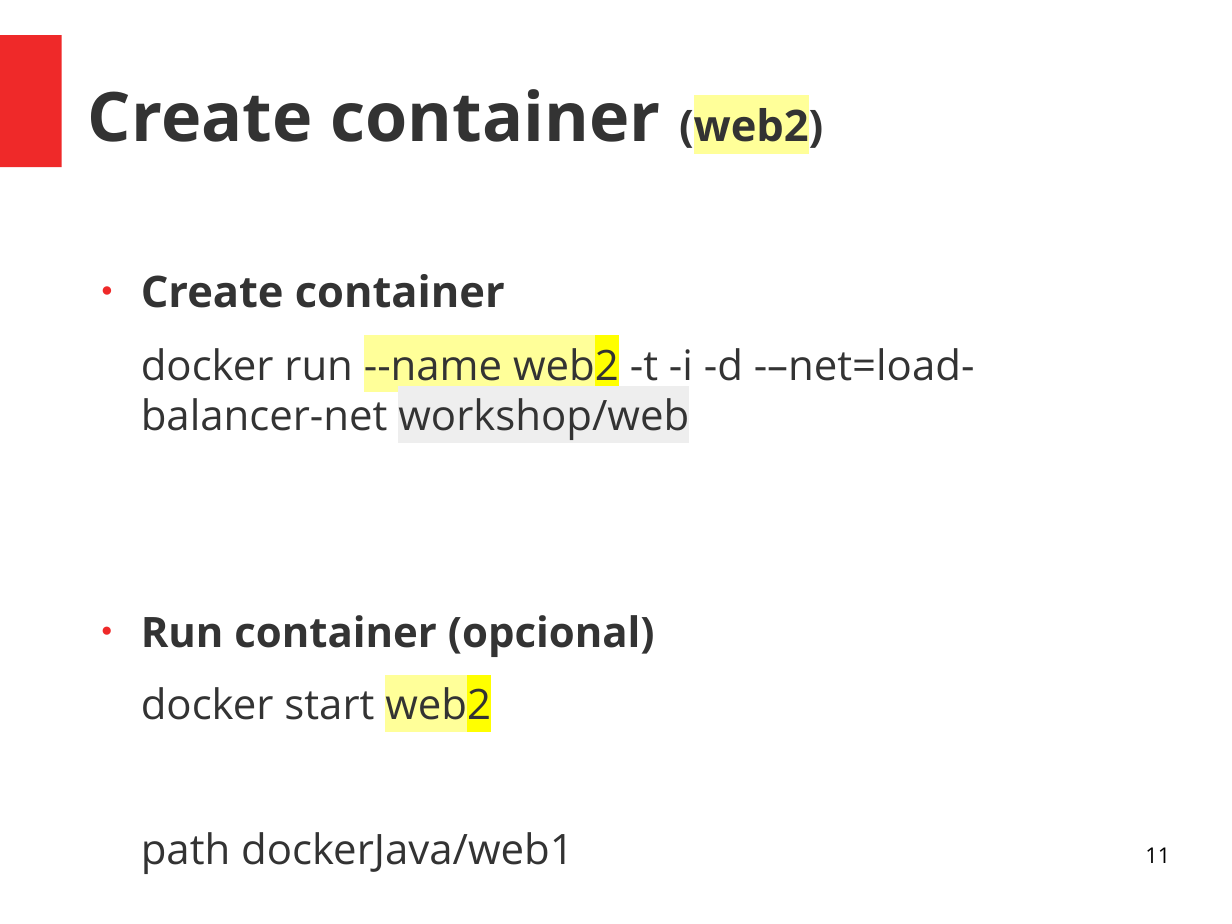
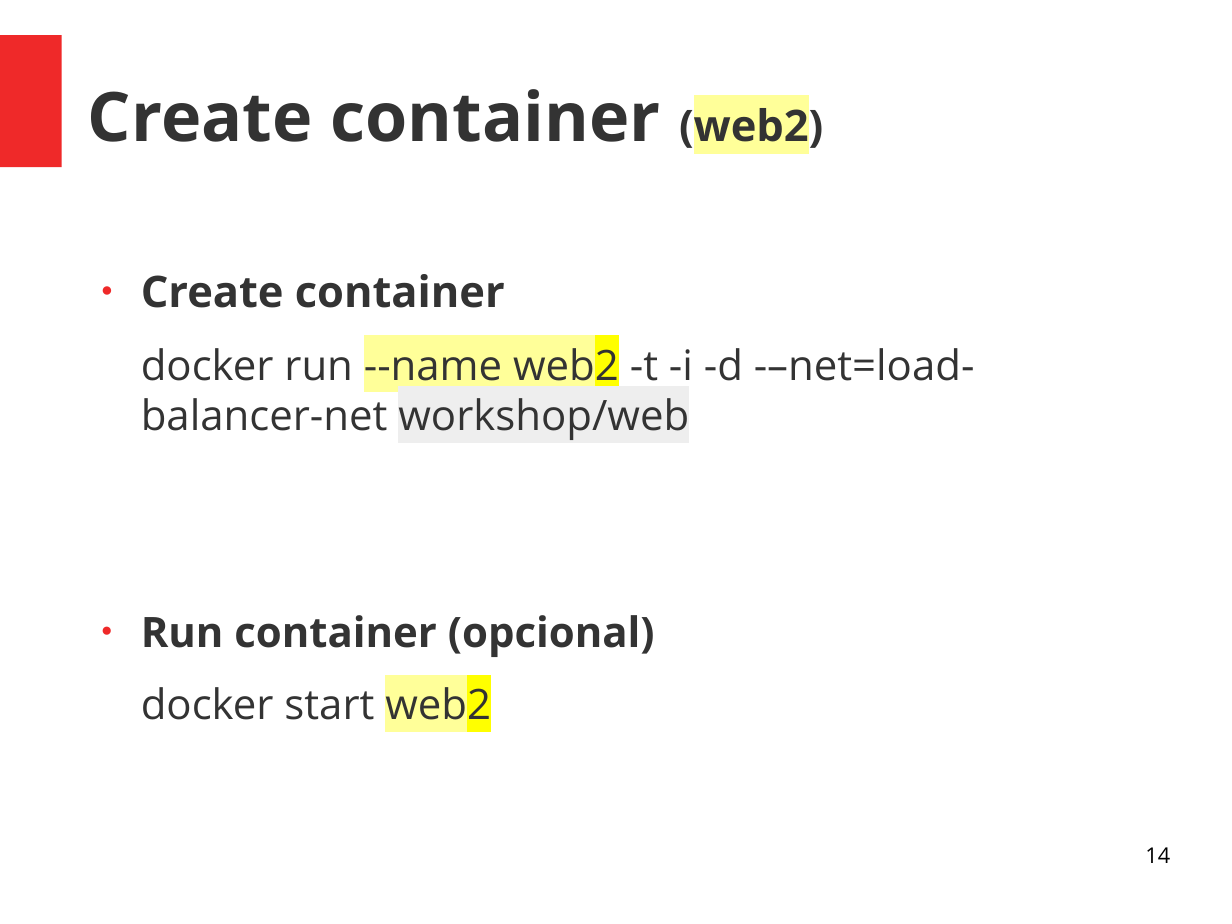
Before and after one commit to skuarch/dockerJava, a slide deck: slide 14 of dockerAndJava.odp (slide 11 before the commit). Drawn at 1232x924 pixels with LibreOffice and Linux fonts; fonts in the diff are those of the drawing. Boxes give left, top, right and bottom in pixels: in the first picture for what was removed or moved away, otherwise in the second. Text is boxed around its words. In the diff, an @@ line names an element or a change of style, - is before the commit and + after.

```diff
--- a/dockerAndJava.odp
+++ b/dockerAndJava.odp
@@ text at [141,832,574,874]: paragraph removed @@
-path dockerJava/web1
@@ page number at [1145,847,1170,863]: text changed @@
-11
+14
```
Also in this commit, not shown: 5 other slides changed, 3 slides added.
